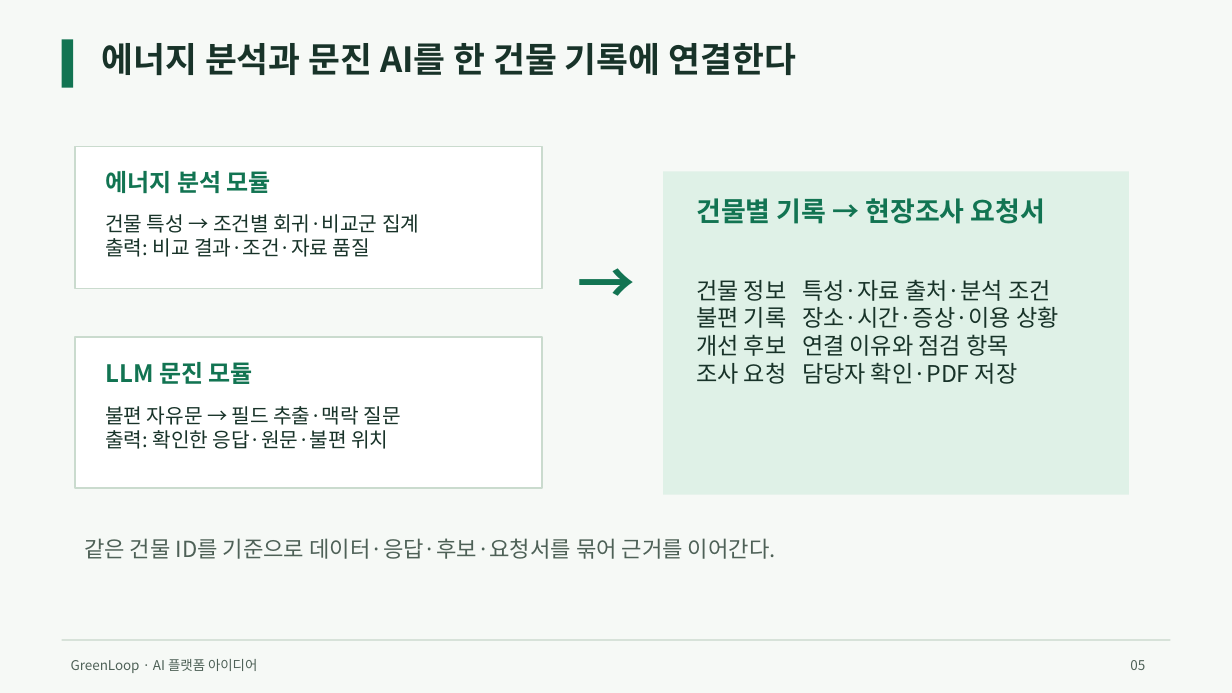
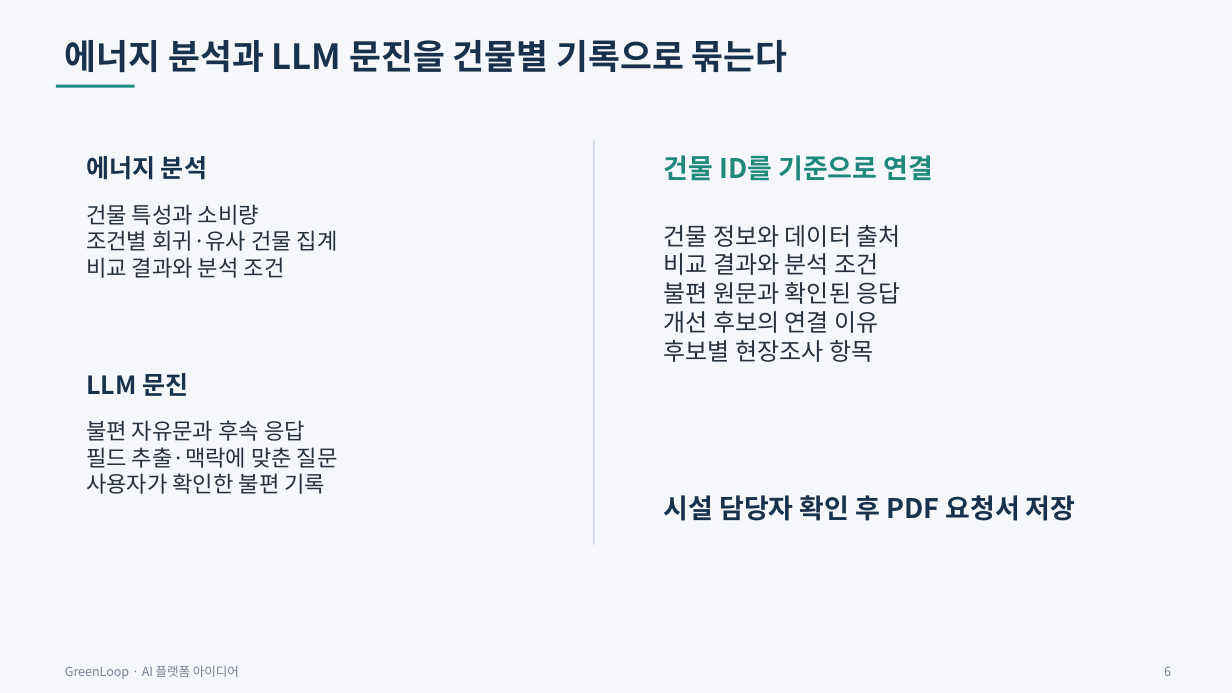
Before and after one commit to jeongiryang/green-remodeling-ai-2026, a slide deck: slide 6 of deliverables/final/GreenLoop_아이디어제안서.pptx (slide 5 before the commit). Drawn at 1232x693 pixels with LibreOffice and Linux fonts; fonts in the diff are those of the drawing. Boxes give left, top, right and bottom in pixels: in the first picture for what was removed or moved away, otherwise in the second. Text is boxed around its words. In the diff, an @@ line names an element or a change of style, - is before the commit and + after.

Commit message:
Finalize GreenLoop proposal with corrected PDF reference and submit preliminary entry

```diff
--- a/deliverables/final/GreenLoop_아이디어제안서.pptx
+++ b/deliverables/final/GreenLoop_아이디어제안서.pptx
@@ background #F6F9F6 to #F5F7FA @@
@@ rectangle removed at bbox=[62, 40, 73, 88] @@
@@ text at bbox=[65, 40, 788, 72]: text changed; text colour #183329 to #18324D @@
-에너지 분석과 문진 AI를 한 건물 기록에 연결한다
+에너지 분석과 LLM 문진을 건물별 기록으로 묶는다
@@ rectangle added at bbox=[55, 85, 134, 88], fill #20897D @@
@@ rectangle removed at bbox=[75, 146, 542, 288] @@
@@ rectangle added at bbox=[593, 140, 595, 545], fill #D5DEEA @@
@@ text at bbox=[86, 156, 207, 180]: text changed; size 18.8 to 19.5 pt; text colour #127452 to #18324D @@
-에너지 분석 모듈
+에너지 분석
@@ rectangle removed at bbox=[664, 171, 1129, 494] @@
@@ text added at bbox=[664, 155, 934, 181], 21 pt, text #20897D, bold @@
+건물 ID를 기준으로 연결
@@ text at bbox=[86, 204, 338, 278]: text changed; size 15.8 to 17.2 pt; text colour #183329 to #27313D @@
-건물 특성 → 조건별 회귀·비교군 집계
-출력: 비교 결과·조건·자료 품질
+건물 특성과 소비량
+조건별 회귀·유사 건물 집계
+비교 결과와 분석 조건
@@ text removed at bbox=[696, 198, 1045, 224] @@
-건물별 기록 → 현장조사 요청서
@@ text at bbox=[664, 225, 901, 362]: text changed; size 18 to 18.8 pt; text colour #183329 to #27313D @@
-건물 정보 특성·자료 출처·분석 조건
-불편 기록 장소·시간·증상·이용 상황
-개선 후보 연결 이유와 점검 항목
-조사 요청 담당자 확인·PDF 저장
+건물 정보와 데이터 출처
+비교 결과와 분석 조건
+불편 원문과 확인된 응답
+개선 후보의 연결 이유
+후보별 현장조사 항목
@@ text removed at bbox=[569, 242, 652, 335] @@
-→
@@ rectangle removed at bbox=[75, 337, 542, 489] @@
@@ text at bbox=[86, 373, 188, 396]: text changed; size 18.8 to 19.5 pt; text colour #127452 to #18324D @@
-LLM 문진 모듈
+LLM 문진
@@ text at bbox=[86, 420, 338, 494]: text changed; size 15.8 to 17.2 pt; text colour #183329 to #27313D @@
-불편 자유문 → 필드 추출·맥락 질문
-출력: 확인한 응답·원문·불편 위치
+불편 자유문과 후속 응답
+필드 추출·맥락에 맞춘 질문
+사용자가 확인한 불편 기록
@@ text added at bbox=[664, 495, 1076, 521], 21 pt, text #18324D, bold @@
+시설 담당자 확인 후 PDF 요청서 저장
@@ text removed at bbox=[84, 538, 776, 559] @@
-같은 건물 ID를 기준으로 데이터·응답·후보·요청서를 묶어 근거를 이어간다.
@@ rectangle removed at bbox=[62, 640, 1171, 641] @@
@@ text "GreenLoop · AI 플랫폼 아이디어" at bbox=[65, 665, 239, 679]: size 10.5 to 9.8 pt, text colour #4E6157 to #778392 @@
@@ text removed at bbox=[1130, 660, 1145, 670] @@
-05
@@ text added at bbox=[1164, 667, 1171, 676], 9.8 pt, text #778392 @@
+6
```
Also in this commit, not shown: 12 other slides changed, 14 other files.
